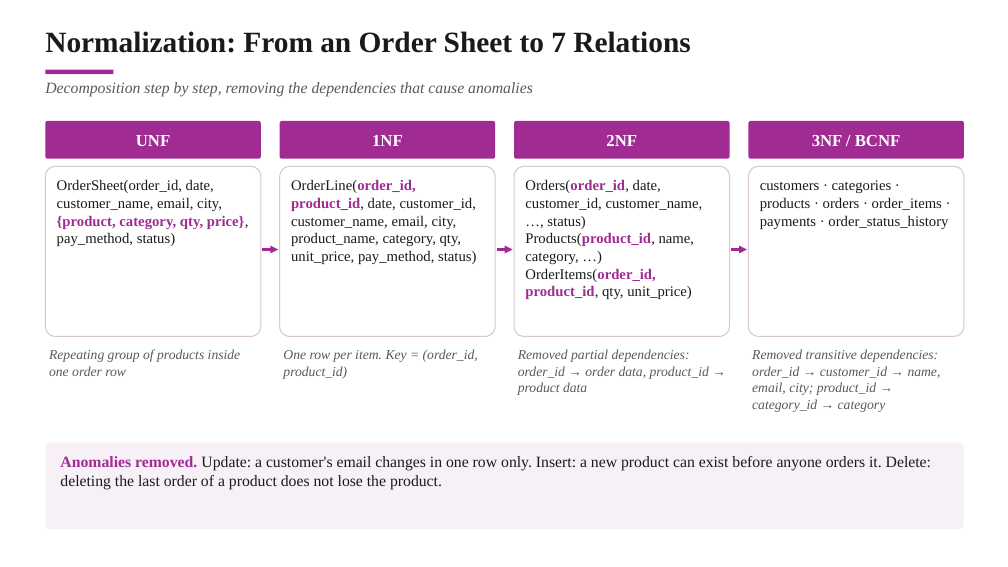
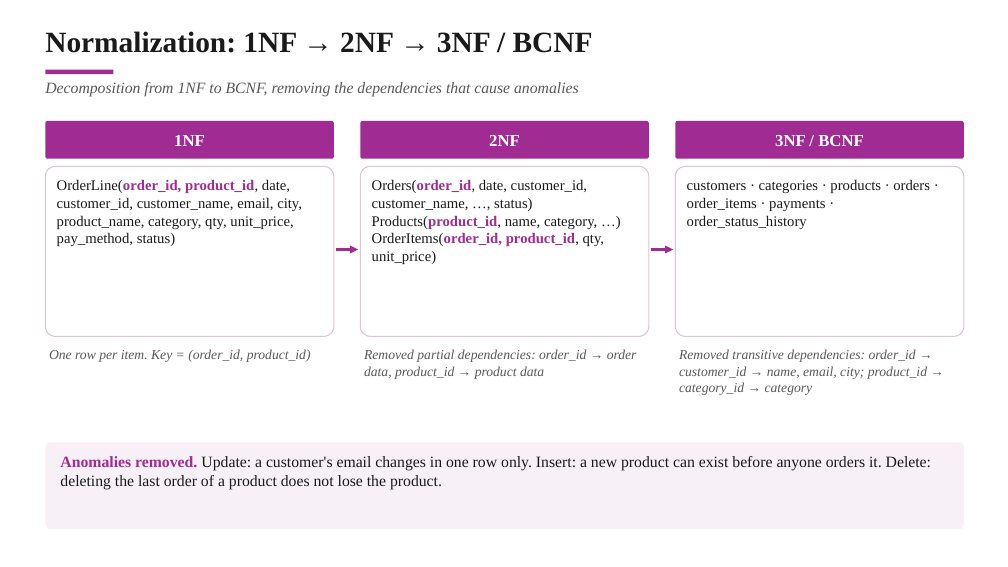
Before and after one commit to aamithkishoretj/CDC-pipeline-CC-DBMS-, a slide deck: slide 7 of docs/DBMS-Final-Review.pptx. Drawn at 1008x567 pixels with LibreOffice and Linux fonts; fonts in the diff are those of the drawing. Boxes give left, top, right and bottom in pixels: in the first picture for what was removed or moved away, otherwise in the second. Text is boxed around its words. In the diff, an @@ line names an element or a change of style, - is before the commit and + after.

```diff
--- a/docs/DBMS-Final-Review.pptx
+++ b/docs/DBMS-Final-Review.pptx
@@ text at (45, 31, 593, 53): text changed @@
-Normalization: From an Order Sheet to 7 Relations
+Normalization: 1NF → 2NF → 3NF / BCNF
@@ text at (45, 82, 579, 97): text changed @@
-Decomposition step by step, removing the dependencies that cause anomalies
+Decomposition from 1NF to BCNF, removing the dependencies that cause anomalies
@@ rounded rectangle "1NF": place and size @@
-rounded rectangle "1NF" at (280, 121, 495, 159)
+rounded rectangle "1NF" at (45, 121, 334, 159)
@@ rounded rectangle removed at (45, 121, 261, 159) @@
-UNF
@@ rounded rectangle "2NF": place and size @@
-rounded rectangle "2NF" at (514, 121, 730, 159)
+rounded rectangle "2NF" at (361, 121, 650, 159)
@@ rounded rectangle "3NF / BCNF": place and size @@
-rounded rectangle "3NF / BCNF" at (749, 121, 964, 159)
+rounded rectangle "3NF / BCNF" at (675, 121, 964, 159)
@@ rounded rectangle: place and size @@
-rounded rectangle at (280, 166, 495, 337)
+rounded rectangle at (45, 166, 334, 337)
@@ rounded rectangle removed at (45, 166, 261, 337) @@
@@ text "OrderLine(order_id, product_id, date, customer_id, customer_ ...": place and size @@
-text "OrderLine(order_id, product_id, date, customer_id, customer_ ..." at (291, 179, 476, 264)
+text "OrderLine(order_id, product_id, date, customer_id, customer_ ..." at (57, 179, 302, 246)
@@ text removed at (57, 179, 249, 246) @@
-OrderSheet(order_id, date, customer_name, email, city, {product, category, qty, price}, pay_method, status)
@@ rounded rectangle: place and size @@
-rounded rectangle at (514, 166, 730, 337)
+rounded rectangle at (361, 166, 650, 337)
@@ text "Orders(order_id, date, customer_id, customer_name, …, ...": place and size @@
-text "Orders(order_id, date, customer_id, customer_name, …, ..." at (525, 179, 703, 299)
+text "Orders(order_id, date, customer_id, customer_name, …, ..." at (372, 179, 605, 264)
@@ rounded rectangle: place and size @@
-rounded rectangle at (749, 166, 964, 337)
+rounded rectangle at (675, 166, 964, 337)
@@ text "customers · categories · products ...": place and size @@
-text "customers · categories · products ..." at (760, 180, 948, 229)
+text "customers · categories · products ..." at (687, 179, 930, 229)
@@ arrow removed from (262, 250) to (278, 250) @@
@@ arrow moved from (497, 250) - (513, 250) to (337, 250) - (358, 250) @@
@@ arrow moved from (731, 250) - (747, 250) to (651, 250) - (673, 250) @@
@@ less space between paragraphs in 6 elements at (679, 349, 927, 395), (687, 179, 930, 229), (372, 179, 605, 264), (364, 349, 637, 379), (57, 179, 302, 246), (49, 349, 311, 362) @@
@@ text "One row per item. Key ...": place and size @@
-text "One row per item. Key ..." at (283, 349, 478, 379)
+text "One row per item. Key ..." at (49, 349, 311, 362)
@@ text removed at (49, 349, 241, 376) @@
-Repeating group of products inside one order row
@@ text "Removed partial dependencies: order_id → ...": place and size @@
-text "Removed partial dependencies: order_id → ..." at (518, 349, 709, 395)
+text "Removed partial dependencies: order_id → ..." at (364, 349, 637, 379)
@@ text "Removed transitive dependencies: order_id → ...": place and size @@
-text "Removed transitive dependencies: order_id → ..." at (752, 349, 941, 412)
+text "Removed transitive dependencies: order_id → ..." at (679, 349, 927, 395)
```
Also in this commit, not shown: 12 other slides changed, 2 slides removed, 1 other file.
